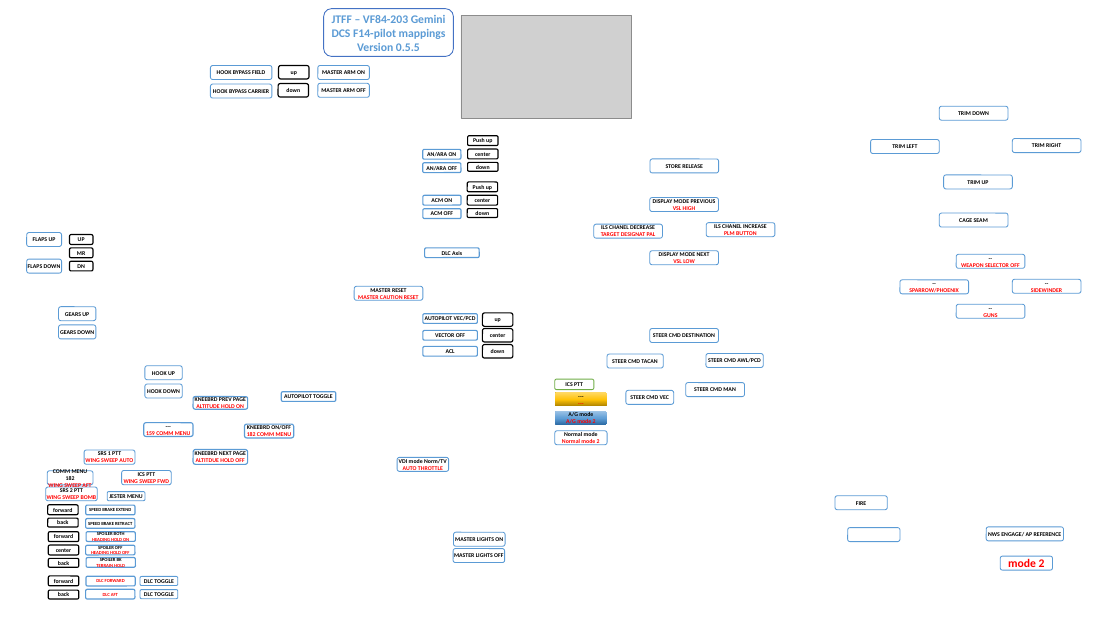
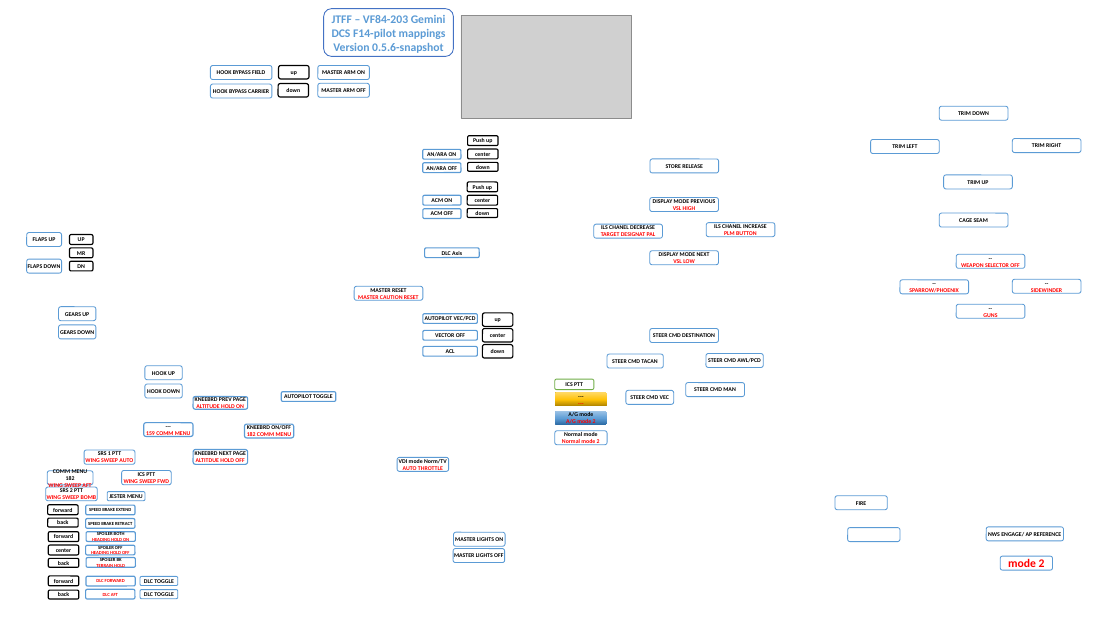
Before and after one commit to 59th-gemini-warthog-profiles/warthog-f14-pilot, a slide deck: slide 1 of mapping-f14-pilot.pptx. Drawn at 1120x630 pixels with LibreOffice and Linux fonts; fonts in the diff are those of the drawing; grey boxes stand for pictures; background and template pictures are left out. Boxes give left, top, right and bottom in pixels: in the first picture for what was removed or moved away, otherwise in the second. Text is boxed around its words. In the diff, an @@ line names an element or a change of style, - is before the commit and + after.

```diff
--- a/mapping-f14-pilot.pptx
+++ b/mapping-f14-pilot.pptx
@@ text in rounded rectangle at <box>333,43,443,53</box>: text changed @@
-Version 0.5.5
+Version 0.5.6-snapshot
```
Also in this commit, not shown: 1 other file.
